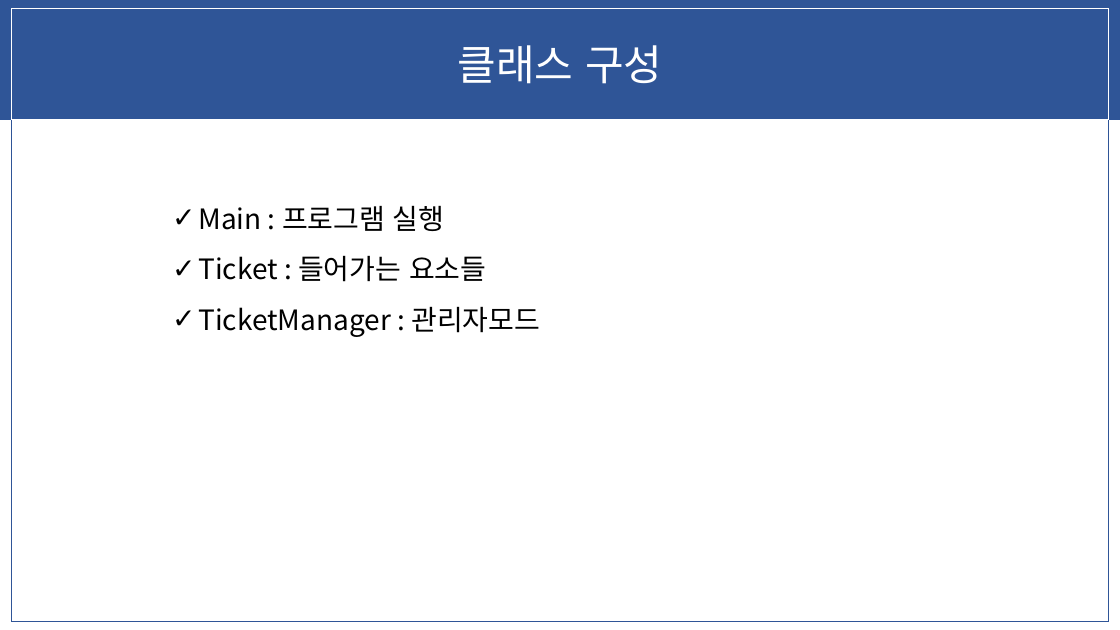
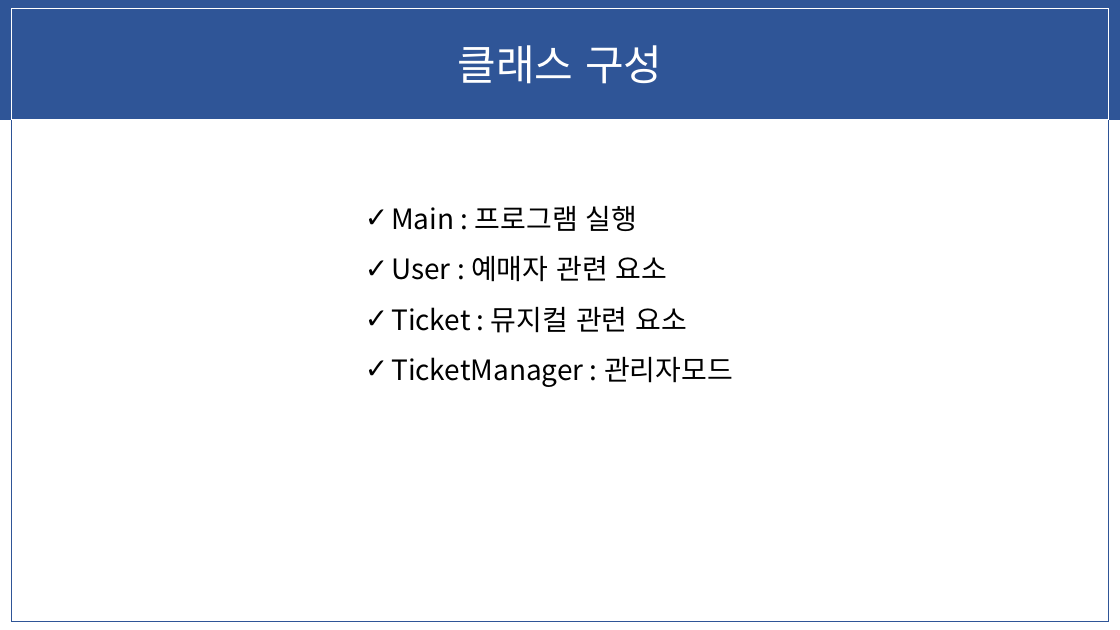
Before and after one commit to Jisoo77/backend, a slide deck: slide 3 of vsjava/java/bin/project1/뮤지컬티켓예매프로그램.pptx. Drawn at 1120x630 pixels with LibreOffice and Linux fonts; fonts in the diff are those of the drawing. Boxes give left, top, right and bottom in pixels: in the first picture for what was removed or moved away, otherwise in the second. Text is boxed around its words. In the diff, an @@ line names an element or a change of style, - is before the commit and + after.

```diff
--- a/vsjava/java/bin/project1/뮤지컬티켓예매프로그램.pptx
+++ b/vsjava/java/bin/project1/뮤지컬티켓예매프로그램.pptx
@@ text "Main : 프로그램 실행": place and size @@
-text "Main : 프로그램 실행" at [198, 205, 540, 337]
+text "Main : 프로그램 실행" at [391, 205, 733, 387]
@@ text at [391, 255, 687, 333]: text changed @@
-✓ Ticket : 들어가는 요소들
+✓ User : 예매자 관련 요소
+✓ Ticket : 뮤지컬 관련 요소
```
Also in this commit, not shown: 1 other slide changed, 1 slide added, 40 other files.
